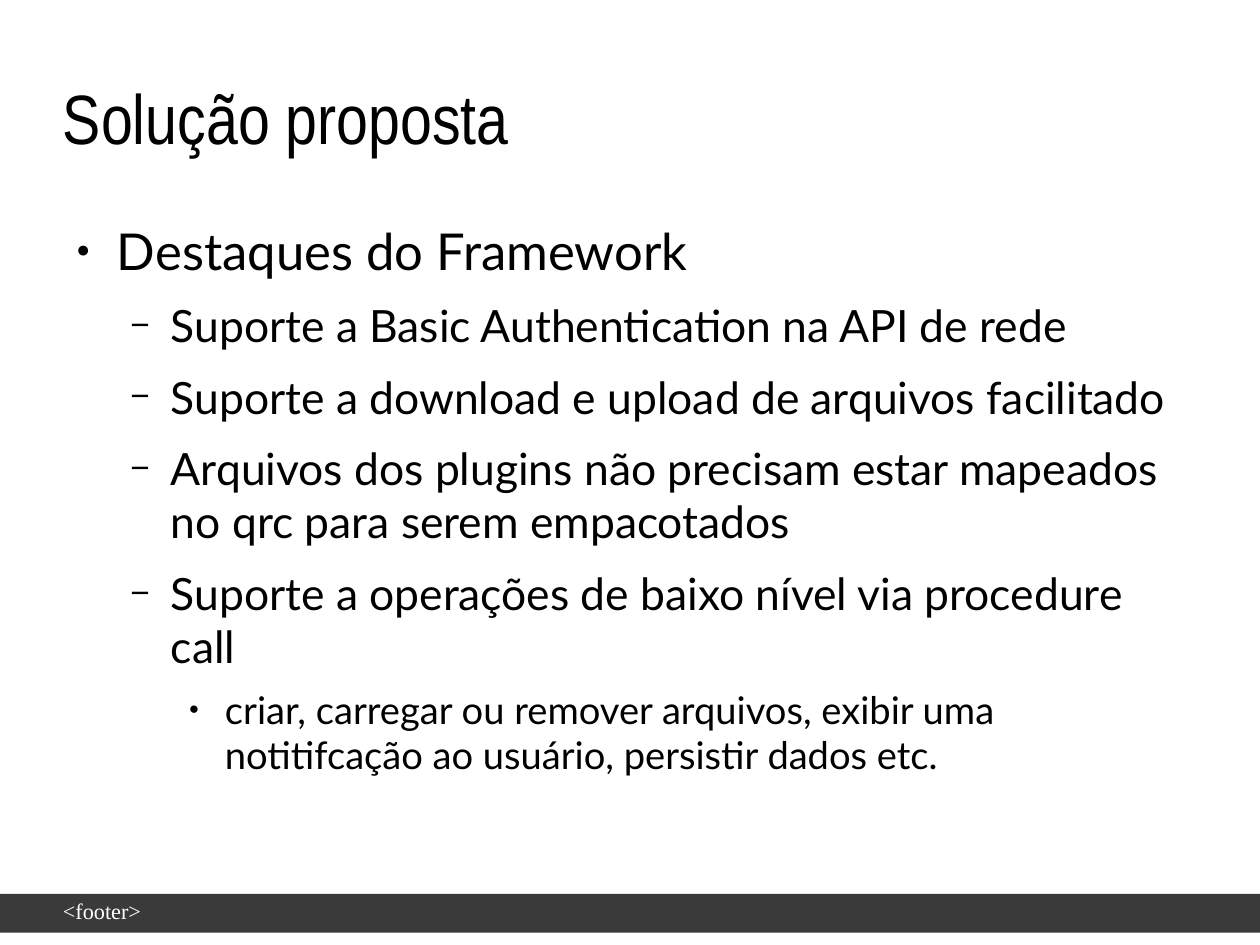
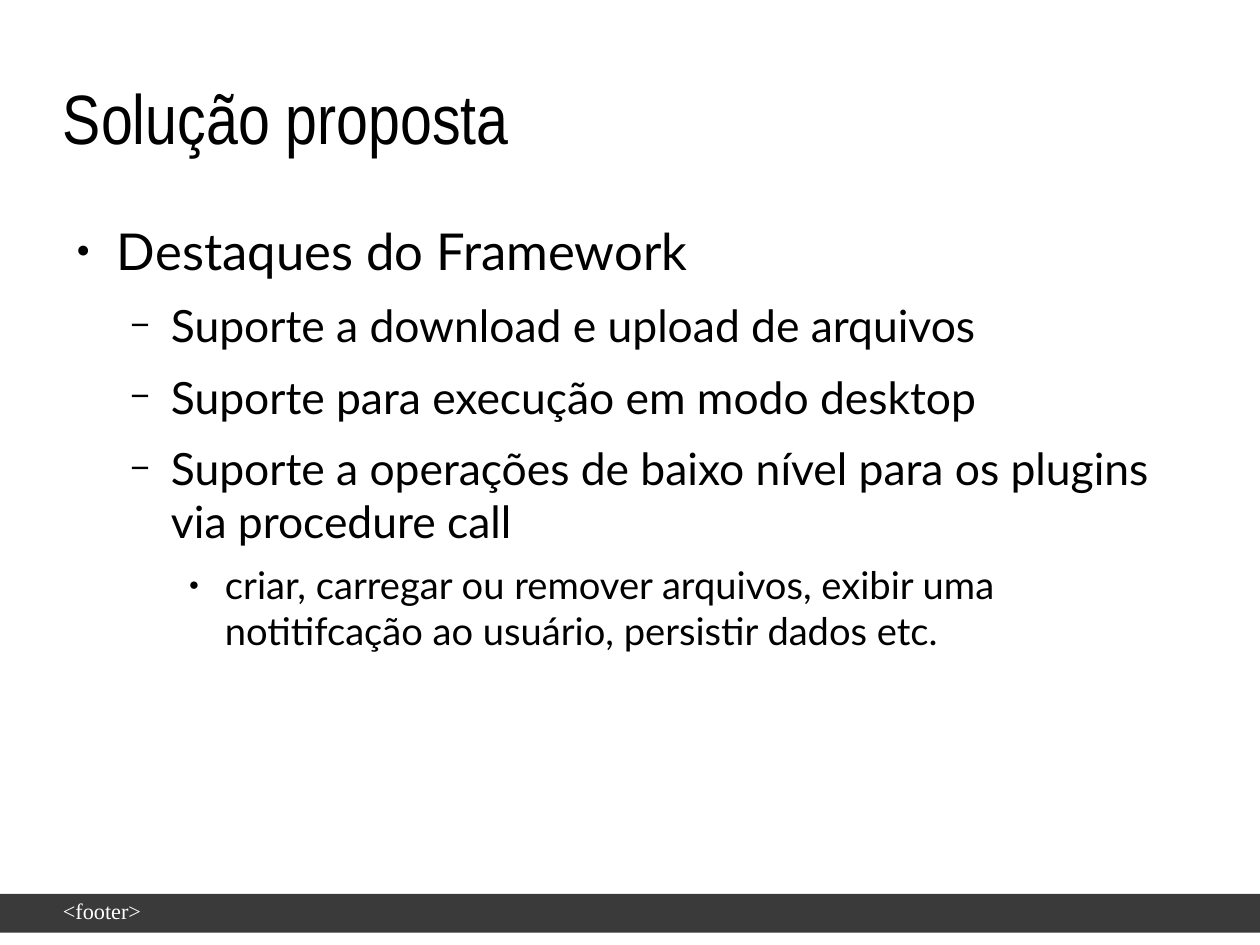
Before and after one commit to enoquesantos/tcc-latex, a slide deck: slide 9 of slide-defesa/Apresentação-EnoqueJoseneas.odp (slide 11 before the commit). Drawn at 1260x945 pixels with LibreOffice and Linux fonts; fonts in the diff are those of the drawing; background and template pictures are left out. Boxes give left, top, right and bottom in pixels: in the first picture for what was removed or moved away, otherwise in the second. Text is boxed around its words. In the diff, an @@ line names an element or a change of style, - is before the commit and + after.

```diff
--- a/slide-defesa/Apresentação-EnoqueJoseneas.odp
+++ b/slide-defesa/Apresentação-EnoqueJoseneas.odp
@@ text at box(171, 309, 1149, 546): text changed @@
-  − Suporte a Basic Authentication na API de rede
-  − Suporte a download e upload de arquivos facilitado
-  − Arquivos dos plugins não precisam estar mapeados no qrc para serem empacotados
-  − Suporte a operações de baixo nível via procedure call
+  − Suporte a download e upload de arquivos
+  − Suporte para execução em modo desktop
+  − Suporte a operações de baixo nível para os plugins via procedure call
```
Also in this commit, not shown: 7 other slides changed, 2 slides removed.
